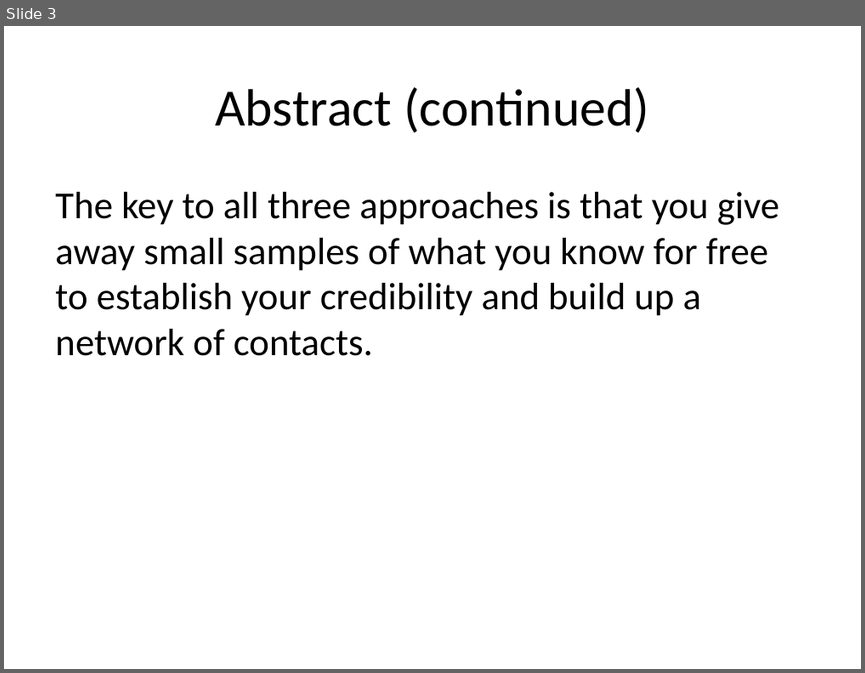
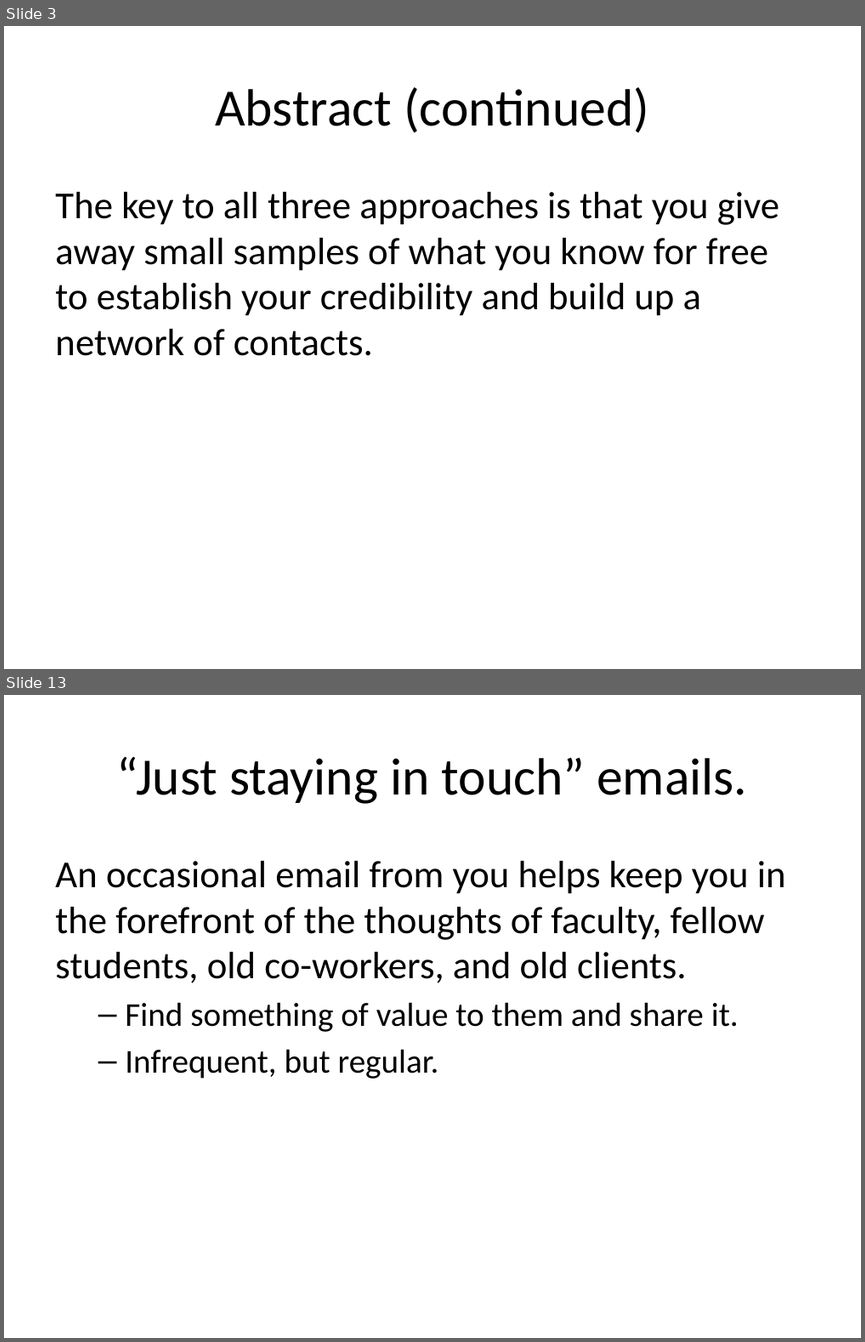
Before and after one commit to pmean/finding-customers, a slide deck: finding-customers.pptx. Shown one above the other, each under a label of ours: slide 3 before the commit, slides 3 and 13 after it; the slides between them are not shown. The pictures are 865x673 and 865x1342 pixels, drawn with LibreOffice and Linux fonts; fonts in the diff are those of the drawing. Boxes give left, top, right and bottom in pixels: in the first picture for what was removed or moved away, otherwise in the second. Text is boxed around its words. In the diff, an @@ line names an element or a change of style, - is before the commit and + after.

```diff
--- a/finding-customers.pptx
+++ b/finding-customers.pptx
@@ slide 13 added at box(4, 695, 861, 1338), background #FFFFFF @@
@@ title added at box(116, 756, 747, 804), 44 pt, text #000000 @@
+“Just staying in touch” emails.
@@ text added at box(55, 861, 786, 1078), 32 pt, text #000000 @@
+An occasional email from you helps keep you in the forefront of the thoughts of faculty, fellow students, old co-workers, and old clients.
+  – Find something of value to them and share it.
+  – Infrequent, but regular.
```
Also in this commit, not shown: 10 other slides added, 4 slides removed, 2 other files.
